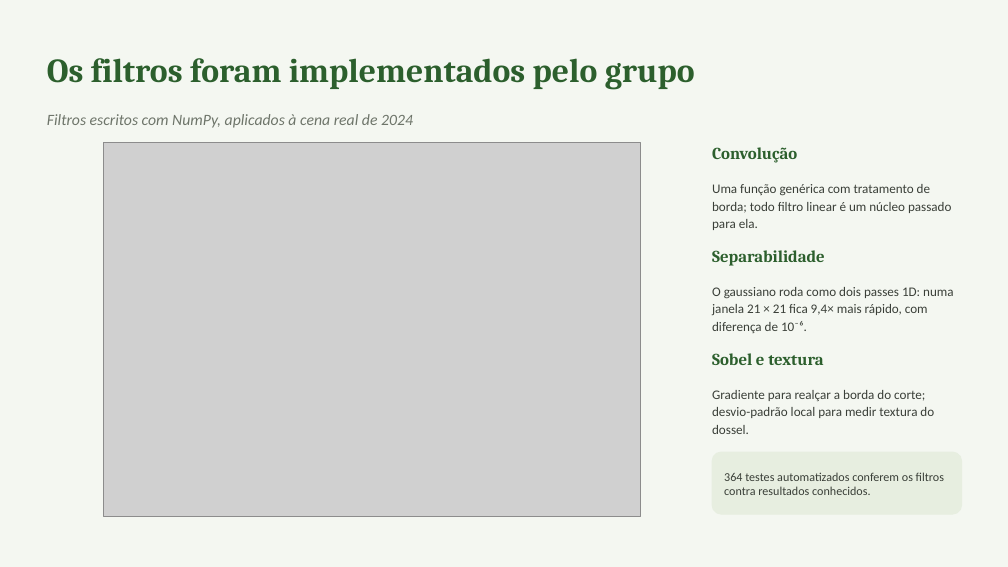
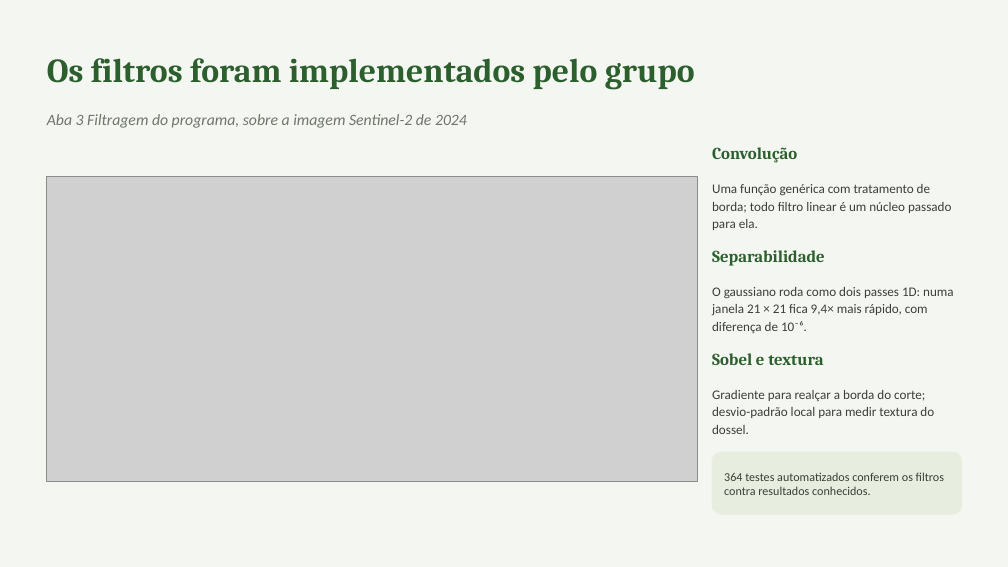
Before and after one commit to DevAndreMassarente/aps-desmatamento-satelite, a slide deck: slide 4 of entrega/apresentacao-defesa.pptx. Drawn at 1008x567 pixels with LibreOffice and Linux fonts; fonts in the diff are those of the drawing; grey boxes stand for pictures. Boxes give left, top, right and bottom in pixels: in the first picture for what was removed or moved away, otherwise in the second. Text is boxed around its words. In the diff, an @@ line names an element or a change of style, - is before the commit and + after.

```diff
--- a/entrega/apresentacao-defesa.pptx
+++ b/entrega/apresentacao-defesa.pptx
@@ text at [47, 114, 467, 128]: text changed @@
-Filtros escritos com NumPy, aplicados à cena real de 2024
+Aba 3 Filtragem do programa, sobre a imagem Sentinel-2 de 2024
@@ picture: place and size @@
-picture at [104, 142, 640, 516]
+picture at [47, 177, 697, 482]
```
Also in this commit, not shown: 1 other slide changed, 11 other files.
